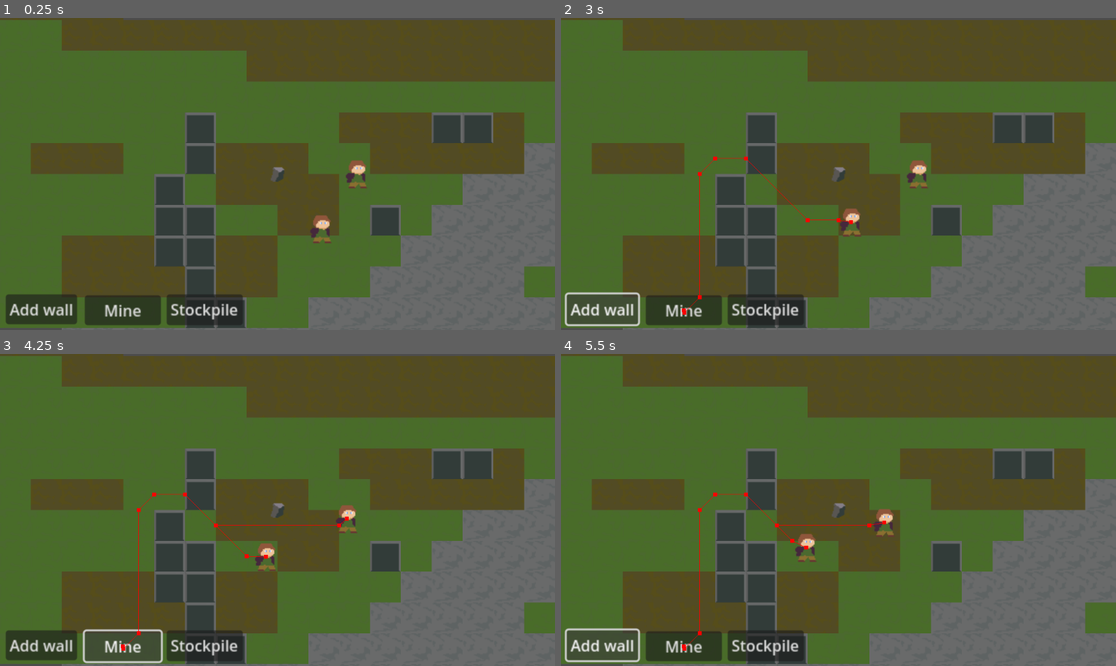
Above: before the commit, frames 1-4 (two rows, left to right).
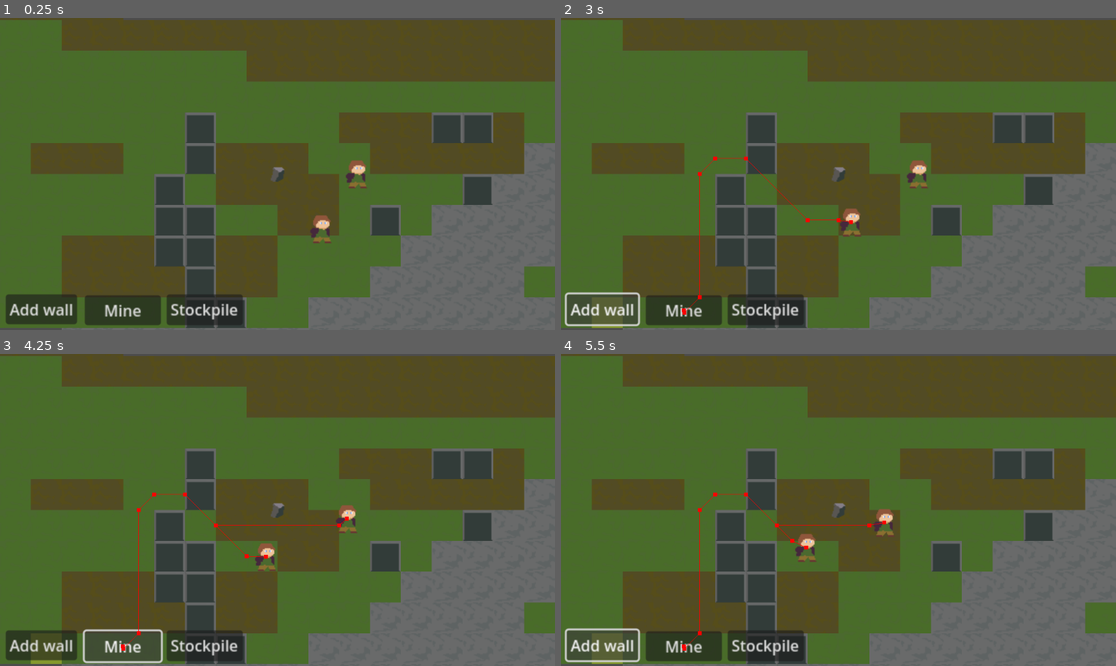
Above: after the commit, the same moments.

Repository: Nick-Petruccelli/Wildlands
Game: Godot game, scene res://Scenes/game.tscn
The game is run twice, just before and just after one commit, with the same random seed, the same clock (stepped at 60 frames per second) and the same inputs.
Inputs:
- Up to frame 1 (0.25 s): no input
- Up to frame 2 (3 s): click "Add wall" at 0.5 s; click "Mine" at 1.25 s; click "Stockpile" at 2 s; click "Add wall" at 2.75 s
- Up to frame 3 (4.25 s): click "Mine" at 3.5 s
- Up to frame 4 (5.5 s): click "Stockpile" at 4.25 s; click "Add wall" at 5 s

The runs differ from the first frame. In frame 1, 0.4% of the frame differs, in the area x 83-89%, y 51-60%; in frame 2, 0.5%; in frame 3, 0.5%, in the area x 5-89%, y 51-100%; in frame 4, 0.5%.
Error before the commit: Invalid call to function 'set_mouse_action' in base 'Node2D (game_controler.gd)'. Expected 1 arguments. (res://Scenes/mine_btn.gd:10)

Commit message:
stockpile placement

Diff:
--- a/Scenes/build_manager.gd
+++ b/Scenes/build_manager.gd
@@ -4,10 +4,12 @@
 @export var map_width := 500
 @export var map_height := 500
 @onready var tile_map_layer: TileMapLayer = %TileMapLayer
+@onready var stock_pile_layer: TileMapLayer = $"../StockPileLayer"
 @onready var scene_manager: Node2D = %SceneManager
 signal build_ordered
 signal minning_ordered
 var placed_build = []
+var active_stockpiles = []
 var build_queue = []
 var minning_queue = []
 var tile_map = {0: Vector2i(1,1)}
@@ -26,25 +28,12 @@
 			row.append(-1)
 		placed_build.append(row)
 
-func place_build(cords: Vector2, tile_id: int) -> void:
-	var selected_obj = tile_map[tile_id]
+func get_map_from_global(glob: Vector2) -> Vector2:
 	var tile_size = tile_map_layer.tile_set.tile_size
-	var map_cords = Vector2i(floor(cords.x/tile_size.x), floor(cords.y/tile_size.y))
-	tile_map_layer.set_cell(map_cords, 0, selected_obj)
-	placed_build[map_cords.x][map_cords.y] = tile_id
-
-func mine_build(cords: Vector2) -> void:
-	var tile_size = tile_map_layer.tile_set.tile_size
-	var map_cords = Vector2i(floor(cords.x/tile_size.x), floor(cords.y/tile_size.y))
-	tile_map_layer.set_cell(map_cords, 0, Vector2i(0, 0))
-	placed_build[map_cords.x][map_cords.y] = -1
-	scene_manager.add_ground_item(map_cords, 0)
-
-
+	return Vector2i(floor(glob.x/tile_size.x), floor(glob.y/tile_size.y))
 
 func order_build(down_pos: Vector2, up_pos: Vector2, tile_id: int) -> void:
-	var tile_size = tile_map_layer.tile_set.tile_size
-	var map_cords = Vector2i(floor(up_pos.x/tile_size.x), floor(up_pos.y/tile_size.y))
+	var map_cords = get_map_from_global(up_pos)
 	if placed_build[map_cords.x][map_cords.y] != -1:
 		return
 	build_queue.push_back([up_pos, tile_id])
@@ -56,14 +45,38 @@
 	return build_queue.pop_front()
 
 func order_minning(down_pos: Vector2, up_pos: Vector2) -> void:
-	var tile_size = tile_map_layer.tile_set.tile_size
-	var map_cords = Vector2i(floor(up_pos.x/tile_size.x), floor(up_pos.y/tile_size.y))
+	var map_cords = get_map_from_global(up_pos)
 	if placed_build[map_cords.x][map_cords.y] == -1:
 		return
 	minning_queue.push_back(up_pos)
 	minning_ordered.emit()
 
+func place_build(cords: Vector2, tile_id: int) -> void:
+	var selected_obj = tile_map[tile_id]
+	var map_cords = get_map_from_global(cords)
+	tile_map_layer.set_cell(map_cords, 0, selected_obj)
+	placed_build[map_cords.x][map_cords.y] = tile_id
+
 func get_next_minning():
 	if minning_queue.is_empty():
 		return null
 	return minning_queue.pop_front()
+
+func mine_build(cords: Vector2) -> void:
+	var map_cords = get_map_from_global(cords)
+	tile_map_layer.set_cell(map_cords, 0, Vector2i(0, 0))
+	placed_build[map_cords.x][map_cords.y] = -1
+	scene_manager.add_ground_item(map_cords, 0)
+
+func add_stockpile(down_pos: Vector2, up_pos: Vector2) -> void:
+	var down_pos_map = get_map_from_global(down_pos)
+	var up_pos_map = get_map_from_global(up_pos)
+	var stockpile_area = []
+	for y in range(down_pos_map.y, up_pos_map.y+1):
+		var row = []
+		for x in range(down_pos_map.x, up_pos_map.x+1):
+			var tile_cords = Vector2i(x,y)
+			row.append(tile_cords)
+			stock_pile_layer.set_cell(tile_cords, 0, Vector2i(0,0))
+		stockpile_area.append(row)
+	active_stockpiles.append(stockpile_area)
--- a/Scenes/game.tscn
+++ b/Scenes/game.tscn
@@ -6,6 +6,7 @@
 [ext_resource type="Script" path="res://Scenes/scene_manager.gd" id="3_4nqg8"]
 [ext_resource type="Script" path="res://Scenes/Scripts/build_btn.gd" id="3_d7i6g"]
 [ext_resource type="PackedScene" uid="uid://bvar6b65bvlfe" path="res://GameObjects/character.tscn" id="3_q4bf7"]
+[ext_resource type="Texture2D" uid="uid://lokinw6eqwh0" path="res://Assets/StockpileZone.png" id="5_187ep"]
 [ext_resource type="Script" path="res://Scenes/mine_btn.gd" id="5_gxxrw"]
 [ext_resource type="Script" path="res://Scenes/stock_pile_btn.gd" id="7_rte21"]
 [ext_resource type="PackedScene" uid="uid://qgc5x5rnnxpv" path="res://Scenes/Wall.tscn" id="8_pbfms"]
@@ -40,11 +41,29 @@
 1:1/0 = 0
 1:1/0/physics_layer_0/polygon_0/points = PackedVector2Array(-16, -16, 16, -16, 16, 16, -16, 16)
 
+[sub_resource type="TileSetAtlasSource" id="TileSetAtlasSource_plye7"]
+texture = ExtResource("5_187ep")
+texture_region_size = Vector2i(32, 32)
+0:0/0 = 0
+
 [sub_resource type="TileSet" id="TileSet_hqqi1"]
 tile_size = Vector2i(32, 32)
 physics_layer_0/collision_layer = 1
 navigation_layer_0/layers = 1
 sources/0 = SubResource("TileSetAtlasSource_8cdo6")
+sources/1 = SubResource("TileSetAtlasSource_plye7")
+
+[sub_resource type="TileSetAtlasSource" id="TileSetAtlasSource_hwmii"]
+texture = ExtResource("5_187ep")
+texture_region_size = Vector2i(32, 32)
+0:0/0 = 0
+1:0/0 = 0
+0:1/0 = 0
+1:1/0 = 0
+
+[sub_resource type="TileSet" id="TileSet_f5s0c"]
+tile_size = Vector2i(32, 32)
+sources/0 = SubResource("TileSetAtlasSource_hwmii")
 
 [node name="Game" type="Node2D"]
 
@@ -62,8 +81,11 @@
 
 [node name="TileMapLayer" type="TileMapLayer" parent="."]
 unique_name_in_owner = true
-tile_map_data = PackedByteArray("AAD3//v/AAAAAAEAAAD4//v/AAA …(1963 unchanged characters)… AAAAABAAAAAAAHAAAAAAABAAAAAAAGAAAAAAABAAAAAAAFAAAAAAAAAAEAAAAEAAAAAAAAAAEAAAADAAA …(2751 unchanged characters)…
+tile_map_data = PackedByteArray("AAD3//v/AAAAAAEAAAD4//v/AAA …(1963 unchanged characters)… AAAAABAAAAAAAHAAAAAAABAAAAAAAGAAAAAAABAAEAAAAFAAAAAAAAAAEAAAAEAAAAAAAAAAEAAAADAAA …(2751 unchanged characters)…
 tile_set = SubResource("TileSet_hqqi1")
+
+[node name="StockPileLayer" type="TileMapLayer" parent="."]
+tile_set = SubResource("TileSet_f5s0c")
 
 [node name="Camera2D" type="Camera2D" parent="."]
 zoom = Vector2(2, 2)
--- a/Scenes/mine_btn.gd
+++ b/Scenes/mine_btn.gd
@@ -7,4 +7,4 @@
 	connect("button_up", _on_click)
 
 func _on_click() -> void:
-	game_controler.set_mouse_action(build_manager.order_minning, [])
+	game_controler.set_mouse_action(build_manager.order_minning)
--- a/Scenes/stock_pile_btn.gd
+++ b/Scenes/stock_pile_btn.gd
@@ -1,8 +1,9 @@
 extends Button
 
-@onready var scene_manager: Node2D = %SceneManager
+@onready var build_manager: Node2D = %BuildManager
+@onready var game_controler: Node2D = %GameControler
 func _ready() -> void:
 	connect("button_up", _on_click)
 
 func _on_click() -> void:
-	scene_manager.add_stockpile()
+	game_controler.set_mouse_action(build_manager.add_stockpile)
Binary file added: Assets/StockpileZone.png
Not shown, added: Assets/StockpileZone.png.import
Not shown: 1 places in Scenes/game.tscn that only renumber resources
